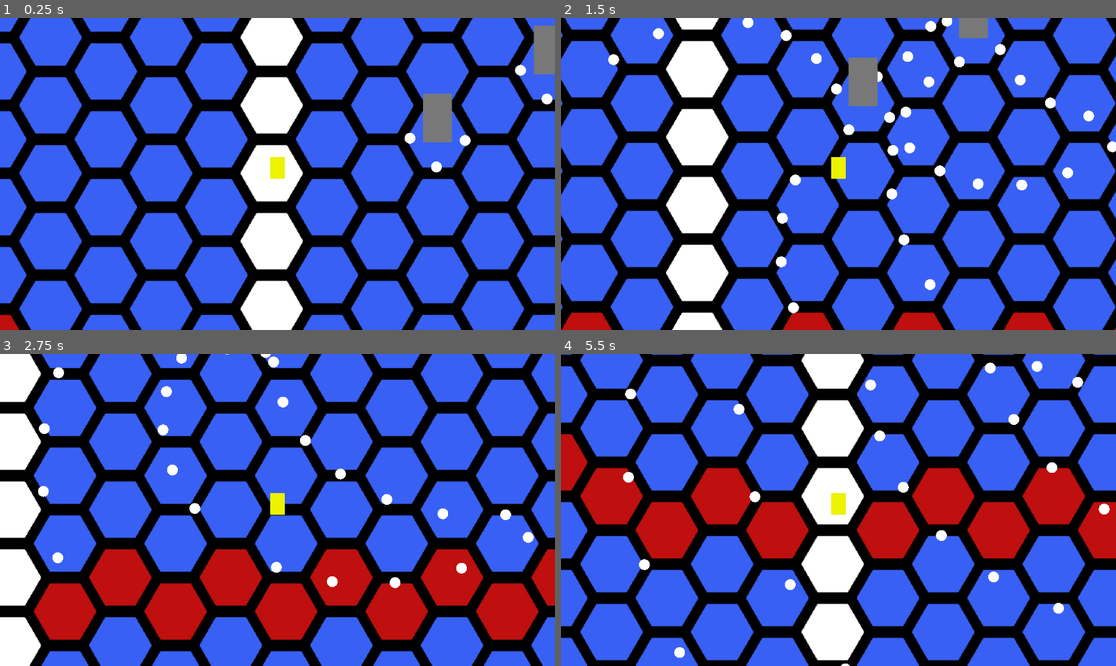
Above: before the commit, frames 1-4 (two rows, left to right).
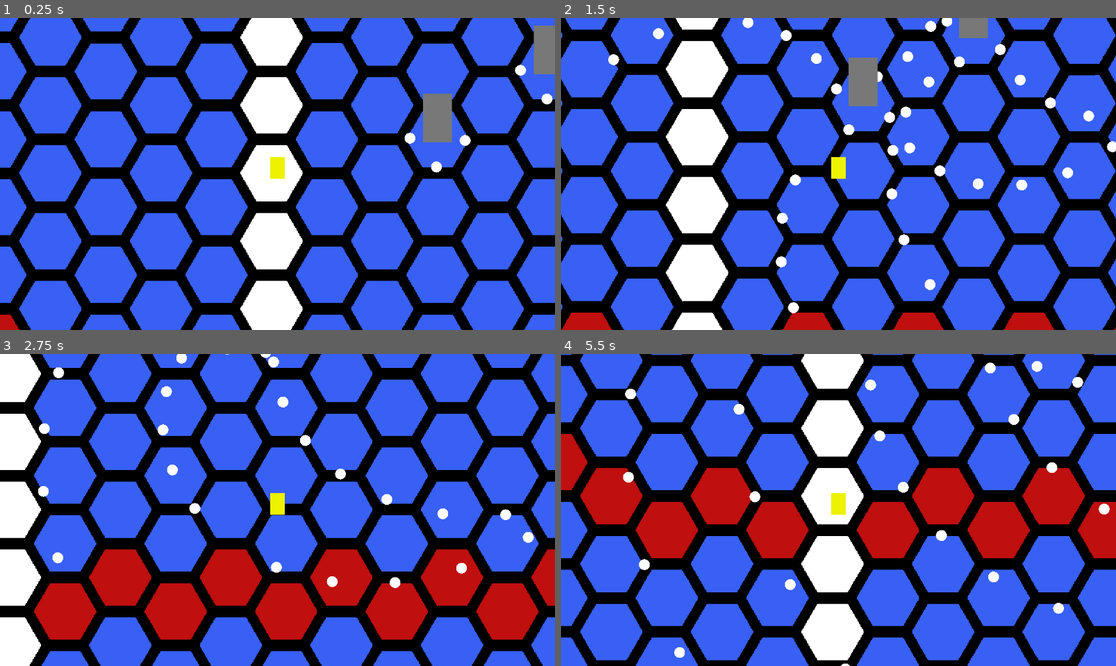
Above: after the commit, the same moments.

Repository: cjack-chmod/ProjectBH
Game: Godot game, scene res://scenes/main.tscn
The game is run twice, just before and just after one commit, with the same random seed, the same clock (stepped at 60 frames per second) and the same inputs.
Inputs (mouse positions are in pixels of both pictures, inside the frame that each line leads up to):
- Up to frame 1 (0.25 s): no input
- Up to frame 2 (1.5 s): move the mouse to (960, 158) at 0.52 s; hold D (right) 0.53-1.28 s; click (960, 158) at 0.67 s; move the mouse to (727, 189) at 1.27 s; hold S (down) from 1.28 s (still down)
- Up to frame 3 (2.75 s): move the mouse to (333, 441) at 2.02 s; release S (down) at 2.03 s; hold D (right) from 2.03 s (still down)
- Up to frame 4 (5.5 s): move the mouse to (810, 572) at 2.77 s; release D (right) at 2.78 s; hold Q (left_up) 2.78-3.53 s; click (810, 572) at 2.92 s; move the mouse to (1005, 556) at 3.52 s; hold A (left) 3.53-5.03 s; move the mouse to (672, 463) at 4.27 s; move the mouse to (866, 510) at 5.02 s; hold S (down) from 5.03 s (still down); click (866, 510) at 5.17 s

The runs differ from the first frame. In frame 1, 3.3% of the frame differs, in the area x 0-100%, y 0-100%; in frame 2, 3.3%; in frame 3, 3.3%; in frame 4, 3.4%.

Commit message:
Tileset suggestions, see tilemap suggestions folder and 44x32 tilemap.tscn

Diff:
--- a/project.godot
+++ b/project.godot
@@ -67,3 +67,7 @@
 "events": [Object(InputEventKey,"resource_local_to_scene":false,"resource_name":"","device":-1,"window_id":0,"alt_pressed":false,"shift_pressed":false,"ctrl_pressed":false,"meta_pressed":false,"pressed":false,"keycode":0,"physical_keycode":69,"key_label":0,"unicode":101,"echo":false,"script":null)
 ]
 }
+
+[rendering]
+
+textures/canvas_textures/default_texture_filter=0
--- /dev/null
+++ b/resources/tilemaps/TilemapSuggestion/44x32Tilemap.tscn
@@ -0,0 +1,43 @@
+[gd_scene load_steps=9 format=3 uid="uid://bu7fm4viib2hw"]
+
+[ext_resource type="Texture2D" uid="uid://nlmoucevmfjr" path="res://resources/tilemaps/TilemapSuggestion/empty_hex.png" id="1_lajq4"]
+[ext_resource type="Script" path="res://resources/tilemaps/TilemapSuggestion/AlexTest.gd" id="2_pq23q"]
+[ext_resource type="Texture2D" uid="uid://uopc7isaxae6" path="res://resources/tilemaps/TilemapSuggestion/white_empty_hex.png" id="3_fjbkf"]
+
+[sub_resource type="TileSetAtlasSource" id="TileSetAtlasSource_haica"]
+texture = ExtResource("1_lajq4")
+texture_region_size = Vector2i(64, 64)
+0:0/0 = 0
+
+[sub_resource type="TileSet" id="TileSet_5hct1"]
+tile_shape = 3
+tile_layout = 1
+tile_offset_axis = 1
+tile_size = Vector2i(44, 32)
+sources/0 = SubResource("TileSetAtlasSource_haica")
+
+[sub_resource type="Curve" id="Curve_dht40"]
+_data = [Vector2(0, 1), 0.0, 0.0, 0, 0, Vector2(1, 0), 0.0, 0.0, 0, 0]
+point_count = 2
+
+[sub_resource type="CurveTexture" id="CurveTexture_7tkfy"]
+curve = SubResource("Curve_dht40")
+
+[sub_resource type="ParticleProcessMaterial" id="ParticleProcessMaterial_b8yti"]
+particle_flag_disable_z = true
+gravity = Vector3(0, -30, 0)
+color = Color(0.971258, 0.701628, 0.122286, 1)
+alpha_curve = SubResource("CurveTexture_7tkfy")
+
+[node name="TileMap" type="TileMap"]
+position = Vector2(38, -58)
+tile_set = SubResource("TileSet_5hct1")
+format = 2
+layer_0/tile_data = PackedInt32Array(65535, 0, 0, -1, 0, 0, -65536, 0, 0, 0, 0, 0)
+script = ExtResource("2_pq23q")
+
+[node name="GPUParticles2D" type="GPUParticles2D" parent="."]
+position = Vector2(-11, -16)
+amount = 4
+process_material = SubResource("ParticleProcessMaterial_b8yti")
+texture = ExtResource("3_fjbkf")
--- a/scripts/AlexTest.gd
+++ b/resources/tilemaps/TilemapSuggestion/AlexTest.gd
@@ -2,5 +2,5 @@
 
 # Called when the node enters the scene tree for the first time.
 func _ready() -> void:
-	print("hello")
+	print(get_parent().name + ": AlexTest.gd, test sample")
 	pass # Replace with function body.
--- a/scenes/main.tscn
+++ b/scenes/main.tscn
@@ -1,6 +1,6 @@
 [gd_scene load_steps=5 format=3 uid="uid://cul0jw30yqmv7"]
 
-[ext_resource type="PackedScene" uid="uid://b511scjyws11e" path="res://scenes/tilemaps/hex_tilemap.tscn" id="1_ho06m"]
+[ext_resource type="PackedScene" uid="uid://b511scjyws11e" path="res://scenes/game_objects/tilemaps/hex_tilemap.tscn" id="1_ho06m"]
 [ext_resource type="PackedScene" uid="uid://dgfjj60ulo8mg" path="res://scenes/player/player.tscn" id="2_jflqx"]
 [ext_resource type="Script" path="res://scripts/game_objects/buildings/building_spawner.gd" id="4_opsof"]
 [ext_resource type="PackedScene" uid="uid://bpxt2mk74udo5" path="res://scenes/game_objects/towers/ExampleTower.tscn" id="4_yc7gc"]
Binary file added: resources/tilemaps/TilemapSuggestion/empty_hex.png
Not shown, added: resources/tilemaps/TilemapSuggestion/empty_hex.png.import
Binary file added: resources/tilemaps/TilemapSuggestion/white_empty_hex.png
Not shown, added: resources/tilemaps/TilemapSuggestion/white_empty_hex.png.import
Renamed: scenes/tilemaps/hex_tilemap.tscn -> scenes/game_objects/tilemaps/hex_tilemap.tscn
